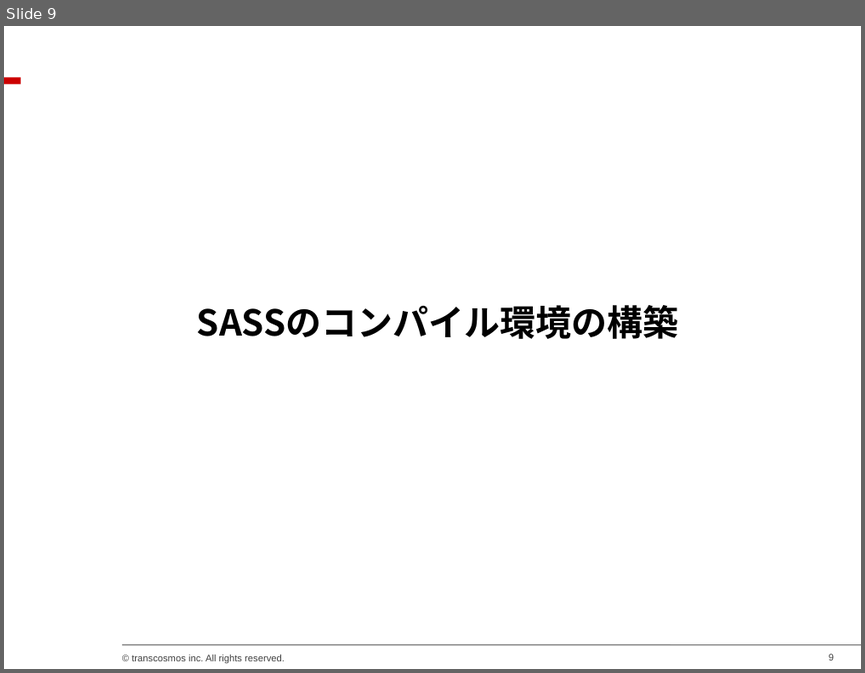
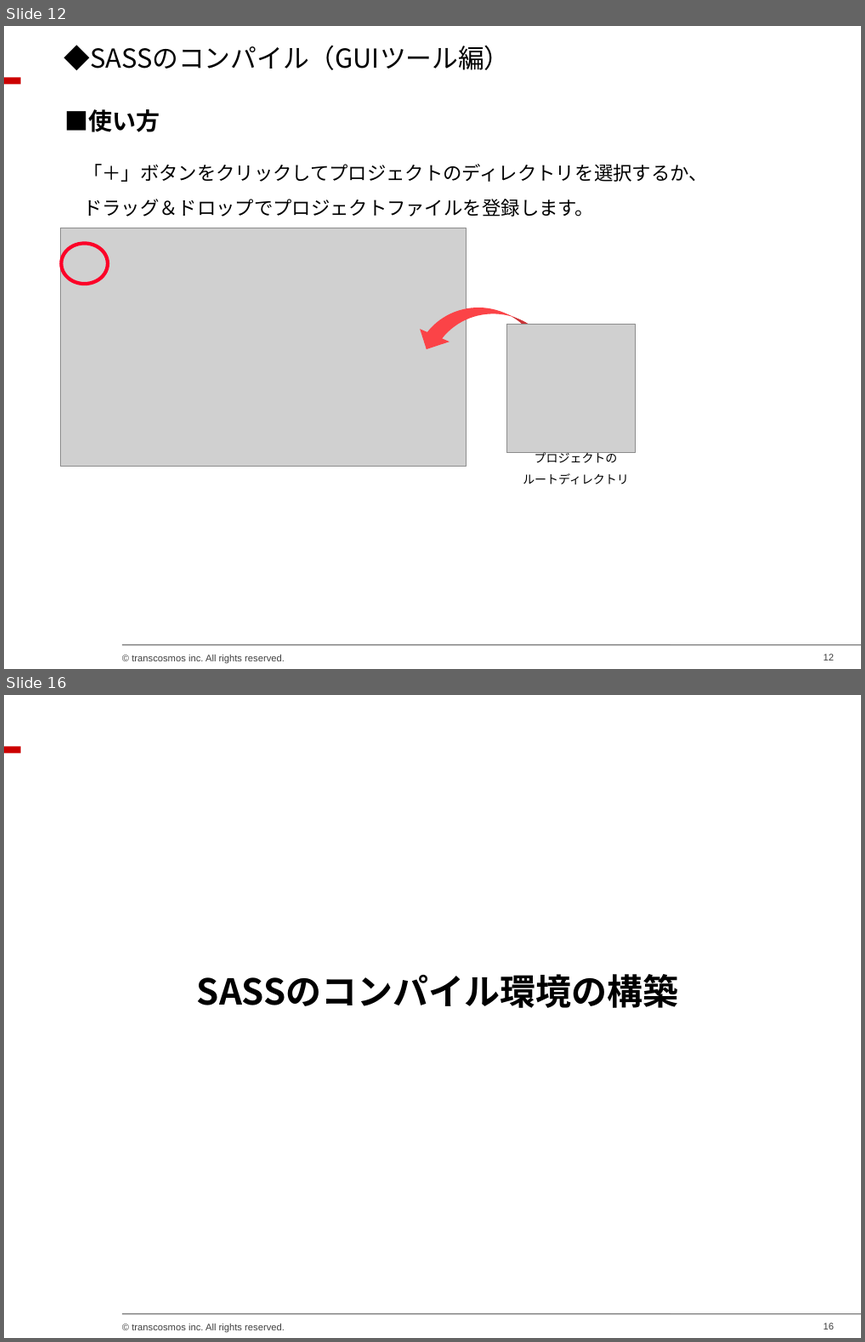
Before and after one commit to chieeeeno/my_common_files, a slide deck: docs/SASS勉強会資料/SASS勉強会資料.ppt. Shown one above the other, each under a label of ours: slide 9 before the commit, slides 12 and 16 after it; the slides between them are not shown. The pictures are 865x673 and 865x1342 pixels, drawn with LibreOffice and Linux fonts; fonts in the diff are those of the drawing; grey boxes stand for pictures; background and template pictures are left out. Boxes give left, top, right and bottom in pixels: in the first picture for what was removed or moved away, otherwise in the second. Text is boxed around its words. In the diff, an @@ line names an element or a change of style, - is before the commit and + after.

```diff
--- a/docs/SASS勉強会資料/SASS勉強会資料.ppt
+++ b/docs/SASS勉強会資料/SASS勉強会資料.ppt
@@ slide 12 added at (x1=4, y1=26, x2=861, y2=669), background #FFFFFF; not listed: 4 template elements that a slide beside it also shows @@
@@ text added at (x1=64, y1=45, x2=510, y2=70), 22 pt, text #000000 @@
+◆SASSのコンパイル（GUIツール編）
@@ text added at (x1=64, y1=109, x2=160, y2=132), 20 pt, text #000000, bold @@
+■使い方
@@ text added at (x1=83, y1=164, x2=708, y2=216), 16 pt, text #000000 @@
+「＋」ボタンをクリックしてプロジェクトのディレクトリを選択するか、
+ドラッグ＆ドロップでプロジェクトファイルを登録します。
@@ picture added at (x1=61, y1=228, x2=466, y2=466) @@
@@ ellipse added at (x1=62, y1=243, x2=108, y2=283), outline #FC0128 3 pt @@
@@ freeform shape added at (x1=411, y1=284, x2=579, y2=404), fill #FB4347 @@
@@ picture added at (x1=507, y1=324, x2=636, y2=453) @@
@@ text added at (x1=522, y1=450, x2=629, y2=484), 10 pt, text #000000 @@
+プロジェクトの
+ルートディレクトリ
@@ what was slide 9 is now slide 16 @@
@@ page number at (x1=823, y1=1322, x2=834, y2=1329): text changed @@
-9
+16
```
Also in this commit, not shown: 2 slides changed, 7 other slides added, 1 slide removed, 2 other files.
